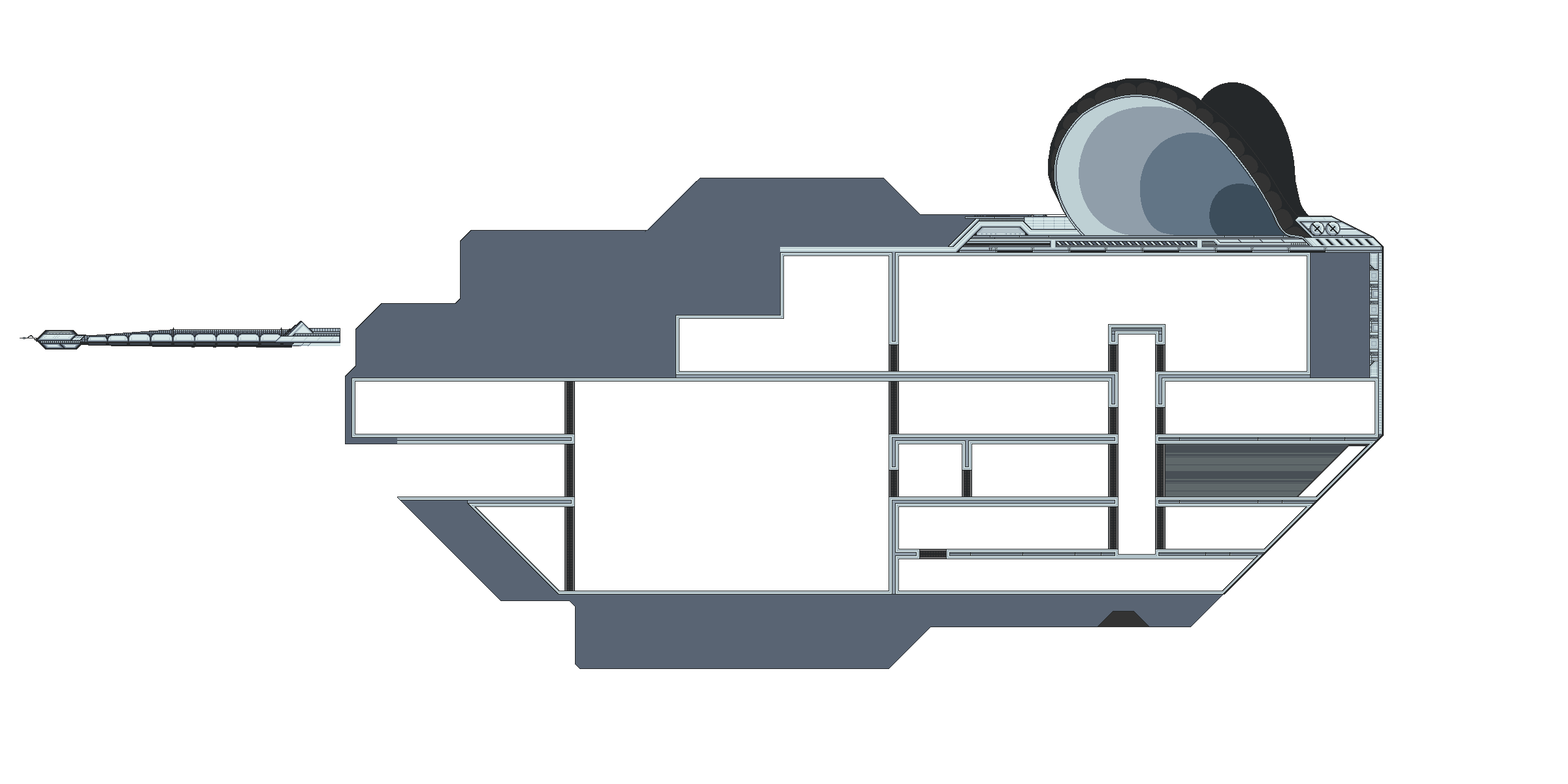
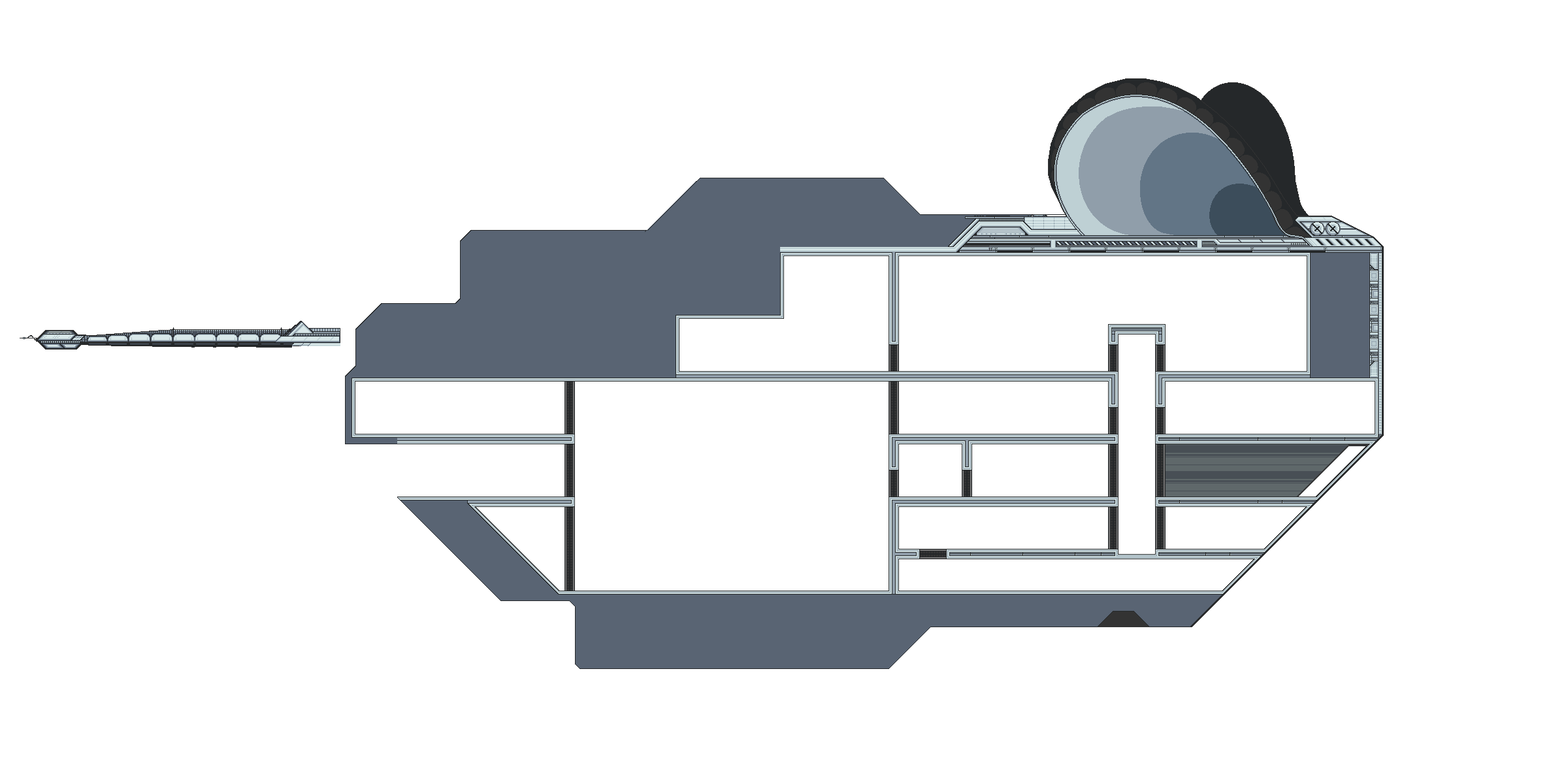
Revision of a layered (1568, 784) image; what changed, layer by layer:
painted on "greebles" over [1190, 594, 1225, 628]
painted on "exterior" over [1254, 555, 1261, 559]